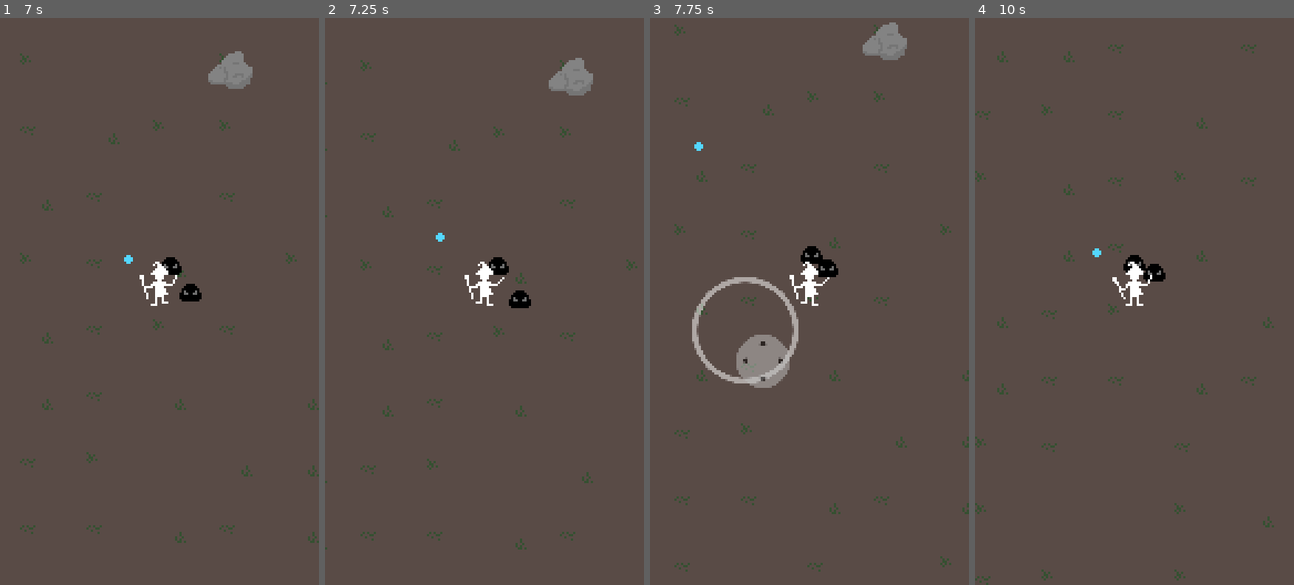
Above: before the commit, frames 1-4 (left to right).
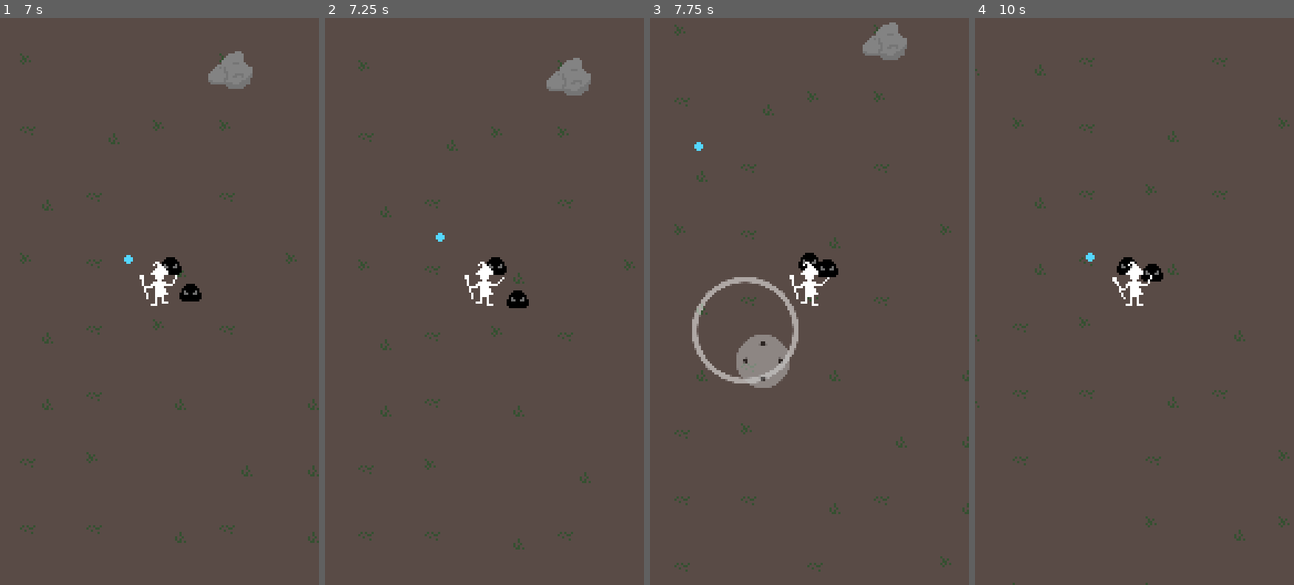
Above: after the commit, the same moments.

Repository: polyarik/wizard-legacy
Game: Godot game, scene res://scenes/game/locations/demo_location.tscn
Two runs of this game, one before a commit and one after it. Both use one fixed random seed, a clock stepped at 60 frames per second and the inputs below.
Inputs (mouse positions are in pixels of both pictures, inside the frame that each line leads up to):
- Up to frame 1 (7 s): tap Enter (ui_accept) at 0.5, 0.77, 3.77, 6.77 s; move the mouse to (229, 273) at 0.52 s; hold Right (ui_right) 0.53-1.25 s; click (229, 273) at 0.67 s; drag from (95, 329) to (143, 414) at 1.27 s; move the mouse to (191, 176) at 2.02 s; hold Right (ui_right) 2.03-2.75 s; drag from (143, 414) to (63, 216) at 2.77 s; move the mouse to (255, 386) at 3.52 s; hold Left (ui_left) 3.53-4.25 s; drag from (63, 216) to (140, 227) at 4.27 s; move the mouse to (175, 301) at 5.02 s; hold Down (ui_down) 5.03-5.75 s; click (175, 301) at 5.17 s; drag from (111, 159) to (95, 329) at 5.77 s; move the mouse to (229, 273) at 6.52 s; hold Up (ui_up) from 6.53 s (still down)
- Up to frame 2 (7.25 s): keep holding Up (ui_up)
- Up to frame 3 (7.75 s): release Up (ui_up) at 7.25 s; drag from (745, 329) to (793, 414) at 7.27 s
- Up to frame 4 (10 s): move the mouse to (1166, 176) at 8.02 s; hold Down (ui_down) 8.03-8.75 s; drag from (1118, 414) to (1038, 216) at 8.77 s; move the mouse to (1230, 386) at 9.52 s; hold Up (ui_up) from 9.53 s (still down); click (1230, 386) at 9.67 s; tap Enter (ui_accept) at 9.77 s

Frame 1 is identical in both runs. In frame 2, 1.3% of the frame differs, in the area x 0-98%, y 7-94%; in frame 3, 0.1%; in frame 4, 1.7%, in the area x 0-99%, y 4-100%.

Commit message:
✨ implement spell lifetime functionality

Diff:
--- a/scenes/game/particles/magic_missile/magic_missile.gd
+++ b/scenes/game/particles/magic_missile/magic_missile.gd
@@ -4,14 +4,27 @@
 
 
 var spawned_from: Node = null
+var lifetime := 2.0 # seconds
 var speed := 1.2
 var direction := Vector2.ZERO
 var damage := 5.0
 
 
 func _ready():
+	hanlde_lifetime()
+
 	# TODO - detect the nearest enemy and set direction
 	direction = Vector2(-1, -1).normalized() # TEMP
+
+func hanlde_lifetime() -> void:
+	var lifetime_timer := Timer.new()
+	add_child(lifetime_timer)
+
+	lifetime_timer.wait_time = lifetime
+	lifetime_timer.one_shot = true
+	lifetime_timer.timeout.connect(func(): queue_free())
+
+	lifetime_timer.start()
 
 func _physics_process(_delta: float) -> void:
 	position += direction * speed
